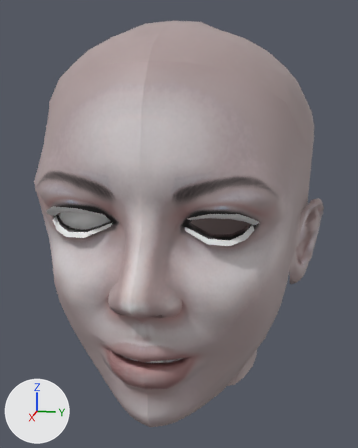
Two versions of the glTF model Python/pymvu/avatares/Default.Head.Female.glb, one commit apart.
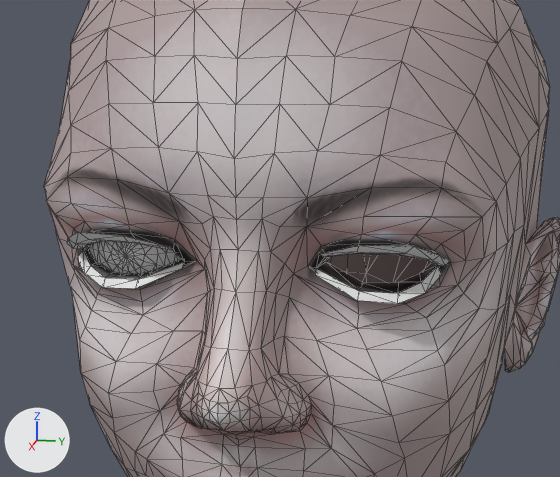
Each version appears first whole from a 50 mm lens placed at (0.3373, 0.0658, 0.7661), pointed at (0.0081, 0.0, 0.6838), and next in a close-up on the part from 3% to 89% of the width and 17% to 76% of the height. Lighting does not change. The marker at lower left points along +X, +Y and +Z. The close-ups show mesh edges as thin lines. Vertices at the same position are counted once.

The first close-up shows 'eyelash', 'eyes', 'head'.
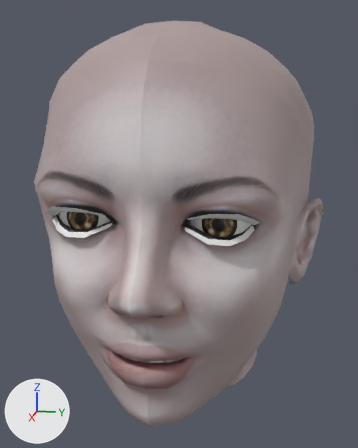
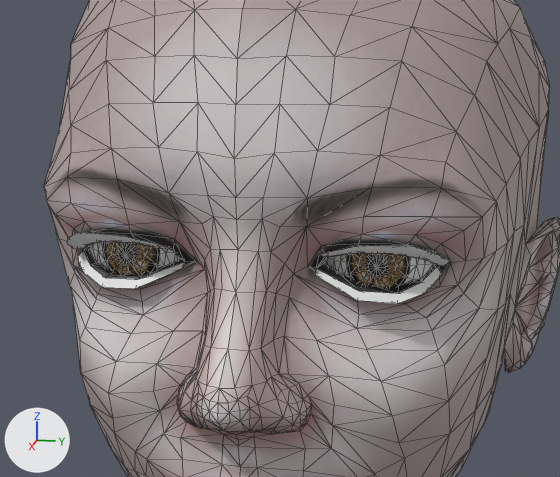
Boxes (x1, y1, x2, y2) around the edits, measured in the close-ups (560 x 477 px):
'eyes', reshaped: before (88, 242, 182, 274); after (88, 242, 436, 287)
part 1 of me_eyeballleftmeshmesh, added: after (326, 253, 436, 287)
part 2 of me_eyeballleftmeshmesh, recoloured: (90, 242, 175, 274) in both
'eyelash', unchanged, covered by the edit: before (67, 232, 450, 304)

Patch to the scene script:
```diff
--- a/Python/pymvu/avatares/Default.Head.Female.glb.py
+++ b/Python/pymvu/avatares/Default.Head.Female.glb.py
@@ img_avatar_eye_dark_copper @@
+img_avatar_eye_dark_copper = load_image('AVATAR-EYE-DARK COPPER', '_unpacked/AVATAR-EYE-DARK_COPPER', 512, 512, 'sRGB')
@@ mat_eye_basecolor @@
+mat_eye_basecolor = principled_material('Eye.BaseColor')
+mat_eye_basecolor.texture = img_avatar_eye_dark_copper
@@ me_eyeballleftmeshmesh @@
 # used by ob_eyes; location = (0.0, 0.0, 0.0)
-me_eyeballleftmeshmesh.from_pydata(...)  # 145 vertices, 272 faces; spans x 0.0735..0.0934, y -0.0586..-0.0162, z 0.6839..0.7263
+me_eyeballleftmeshmesh.from_pydata(...)  # 290 vertices, 544 faces; spans x 0.0735..0.0934, y -0.0586..0.0586, z 0.6839..0.7263
+# me_eyeballleftmeshmesh part 1: the loose piece of 145 vertices spanning x 0.0735..0.0934, y -0.0586..-0.0162, z 0.6839..0.7263 is copied, and the copy is mirrored in y about the mesh origin, in mat_eye_basecolor (picture img_avatar_eye_dark_copper); it spans x 0.0735..0.0934, y 0.0162..0.0586, z 0.6839..0.7263
+# me_eyeballleftmeshmesh part 2: 272 faces spanning x 0.0735..0.0934, y -0.0586..-0.0162, z 0.6839..0.7263 switch from no material to mat_eye_basecolor (picture img_avatar_eye_dark_copper)
```
